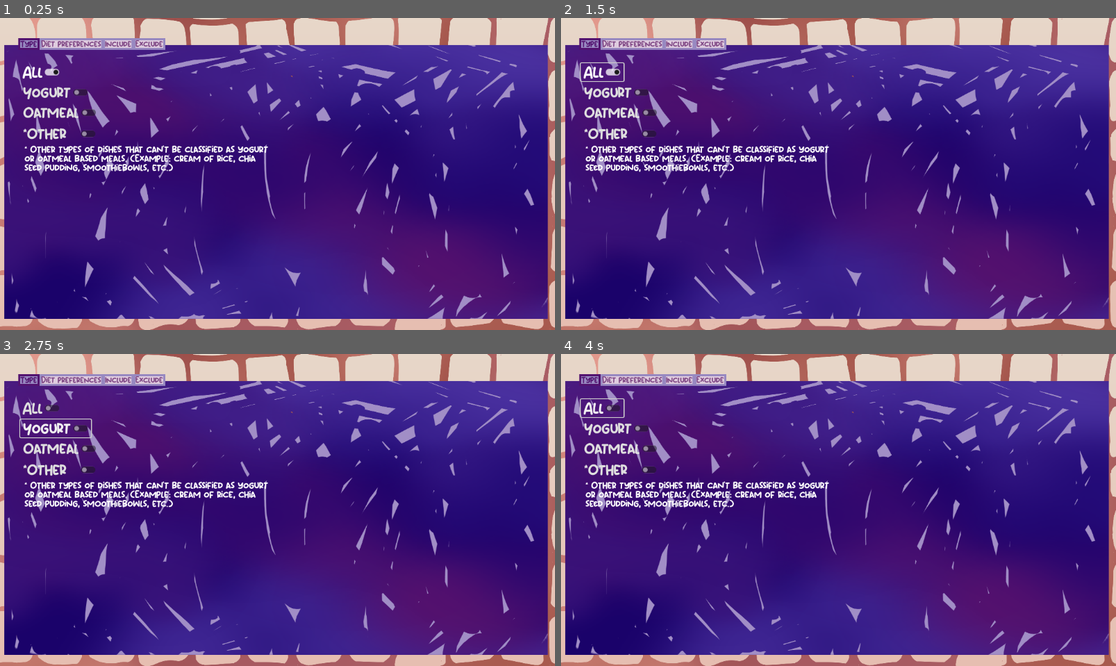
Above: before the commit, frames 1-4 (two rows, left to right).
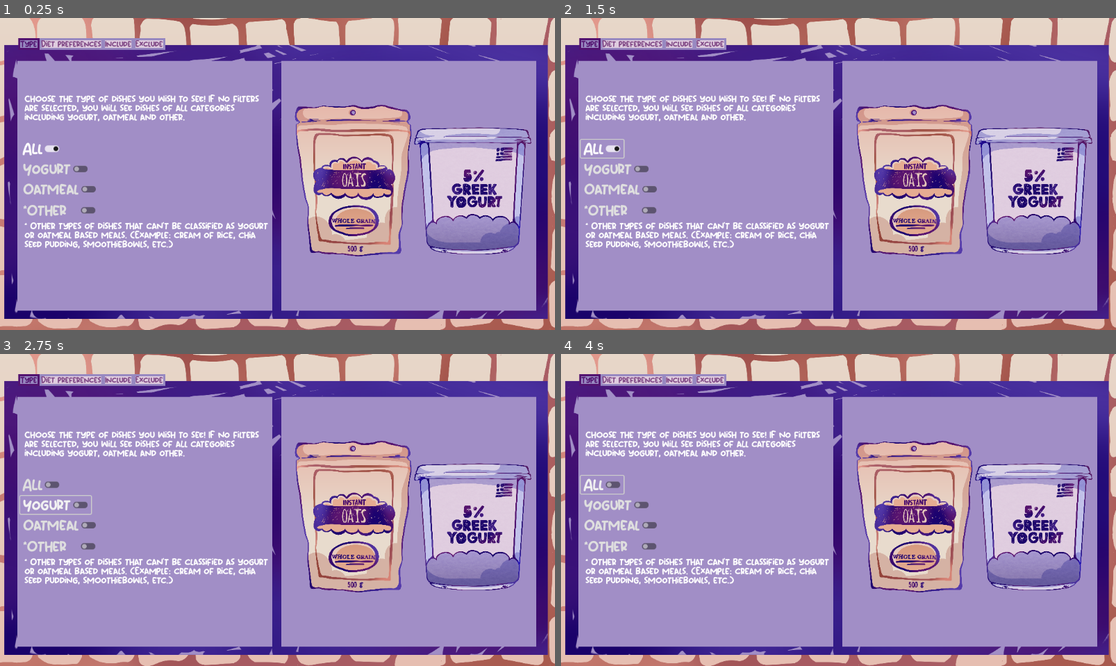
Above: after the commit, the same moments.

Repository: authenticBloodshed/gOATmeal
Game: Godot game, scene res://filters.tscn
Same seed, same stepped clock (60 frames per second), same inputs: the game is played once before the commit and once after it. This scene is started directly instead of the project's main scene.
Inputs:
- Up to frame 1 (0.25 s): no input
- Up to frame 2 (1.5 s): click "Oatmeal" at 0.5 s; click "All" at 1.25 s
- Up to frame 3 (2.75 s): click "Yogurt" at 2 s
- Up to frame 4 (4 s): click "*Other" at 2.75 s; click "All" at 3.5 s

The runs differ from the first frame. In frame 1, 70% of the frame differs, in the area x 3-97%, y 13-94%; in frame 2, 70%; in frame 3, 70%; in frame 4, 70%.

Commit message:
Updated filter screen UI

Diff:
--- a/filters.tscn
+++ b/filters.tscn
@@ -14,7 +14,10 @@
 [ext_resource type="StyleBox" uid="uid://bsu75uac0drfx" path="res://hover.tres" id="5_qioc1"]
 [ext_resource type="StyleBox" uid="uid://jw0gfxu6rigt" path="res://unpressed.tres" id="6_e7n2h"]
 [ext_resource type="Texture2D" uid="uid://cw21qy6egq6uw" path="res://gojichunks.png" id="6_l0tek"]
-[ext_resource type="Texture2D" uid="uid://bboshfcy0viwc" path="res://NotebookLined.png" id="9_18mv1"]
+[ext_resource type="Texture2D" uid="uid://ba47p4y5pemp8" path="res://Oatmeal.png" id="10_ql61d"]
+[ext_resource type="Texture2D" uid="uid://0ymctj271qxw" path="res://GreekYogurt.png" id="11_1a2mm"]
+[ext_resource type="Texture2D" uid="uid://draygqa4dcxj6" path="res://macadamianuts.png" id="20_a1oit"]
+[ext_resource type="Texture2D" uid="uid://bqpwaboseunpj" path="res://pistachios.png" id="21_0lwwm"]
 
 [sub_resource type="Theme" id="Theme_5kuj5"]
 
@@ -57,12 +60,28 @@
 theme = SubResource("Theme_5kuj5")
 color = Color(1, 1, 1, 0)
 
+[node name="ColorRect" type="ColorRect" parent="TabManager/TabContainer/Type"]
+layout_mode = 0
+offset_left = 6.0
+offset_top = 23.0
+offset_right = 535.0
+offset_bottom = 542.0
+color = Color(0.631373, 0.556863, 0.776471, 1)
+
+[node name="ColorRect2" type="ColorRect" parent="TabManager/TabContainer/Type"]
+layout_mode = 0
+offset_left = 554.0
+offset_top = 23.0
+offset_right = 1083.0
+offset_bottom = 542.0
+color = Color(0.631373, 0.556863, 0.776471, 1)
+
 [node name="AllButton" type="CheckButton" parent="TabManager/TabContainer/Type"]
 layout_mode = 0
 offset_left = 11.0
-offset_top = 28.0
+offset_top = 187.0
 offset_right = 100.0
-offset_bottom = 65.0
+offset_bottom = 224.0
 theme = ExtResource("1_hnnkf")
 button_pressed = true
 text = "All"
@@ -70,39 +89,59 @@
 [node name="YogurtButton" type="CheckButton" parent="TabManager/TabContainer/Type"]
 layout_mode = 0
 offset_left = 12.0
-offset_top = 70.0
+offset_top = 229.0
 offset_right = 159.0
-offset_bottom = 107.0
+offset_bottom = 266.0
 theme = ExtResource("1_hnnkf")
 text = "Yogurt"
 
 [node name="OatmealButton" type="CheckButton" parent="TabManager/TabContainer/Type"]
 layout_mode = 0
 offset_left = 12.0
-offset_top = 112.0
+offset_top = 271.0
 offset_right = 175.0
-offset_bottom = 149.0
+offset_bottom = 308.0
 theme = ExtResource("1_hnnkf")
 text = "Oatmeal"
 
 [node name="OtherButton" type="CheckButton" parent="TabManager/TabContainer/Type"]
 layout_mode = 0
 offset_left = 12.0
-offset_top = 156.0
+offset_top = 315.0
 offset_right = 175.0
-offset_bottom = 193.0
+offset_bottom = 352.0
 theme = ExtResource("1_hnnkf")
 text = "*Other"
 
+[node name="Oatmeal" type="Sprite2D" parent="TabManager/TabContainer/Type"]
+position = Vector2(701, 271)
+scale = Vector2(0.16, 0.16)
+texture = ExtResource("10_ql61d")
+
+[node name="GreekYogurt" type="Sprite2D" parent="TabManager/TabContainer/Type"]
+position = Vector2(950.406, 291.094)
+scale = Vector2(0.136594, 0.136594)
+texture = ExtResource("11_1a2mm")
+
 [node name="TypeExplanation" type="RichTextLabel" parent="TabManager/TabContainer/Type"]
 layout_mode = 0
 offset_left = 21.0
-offset_top = 197.0
+offset_top = 356.0
 offset_right = 538.0
-offset_bottom = 261.0
+offset_bottom = 420.0
 theme = ExtResource("1_hnnkf")
 theme_override_font_sizes/normal_font_size = 19
 text = "* Other types of dishes that can't be classified as yogurt or oatmeal based meals. (Example: cream of rice, chia seed pudding, smoothiebowls, etc.)"
+
+[node name="FilterExplanation" type="RichTextLabel" parent="TabManager/TabContainer/Type"]
+layout_mode = 0
+offset_left = 21.0
+offset_top = 92.0
+offset_right = 538.0
+offset_bottom = 156.0
+theme = ExtResource("1_hnnkf")
+theme_override_font_sizes/normal_font_size = 19
+text = "Choose the type of dishes you wish to see! IF no filters are selected, you will see dishes of all categories including yogurt, oatmeal and other."
 
 [node name="Diet preferences" type="ColorRect" parent="TabManager/TabContainer"]
 visible = false
@@ -110,10 +149,21 @@
 layout_mode = 2
 color = Color(0.666667, 0.666667, 0.666667, 1)
 
-[node name="NotebookLined" type="Sprite2D" parent="TabManager/TabContainer/Diet preferences"]
-position = Vector2(509.5, 1283.25)
-scale = Vector2(0.3445, 0.3445)
-texture = ExtResource("9_18mv1")
+[node name="ColorRect3" type="ColorRect" parent="TabManager/TabContainer/Diet preferences"]
+layout_mode = 0
+offset_left = 6.0
+offset_top = 4.0
+offset_right = 535.0
+offset_bottom = 560.0
+color = Color(0.631373, 0.556863, 0.776471, 1)
+
+[node name="ColorRect4" type="ColorRect" parent="TabManager/TabContainer/Diet preferences"]
+layout_mode = 0
+offset_left = 449.0
+offset_top = 4.0
+offset_right = 1083.0
+offset_bottom = 561.0
+color = Color(0.631373, 0.556863, 0.776471, 1)
 
 [node name="NoneButton" type="CheckButton" parent="TabManager/TabContainer/Diet preferences"]
 layout_mode = 0
@@ -392,10 +442,17 @@
 offset_top = 51.0
 offset_right = 1087.0
 offset_bottom = 544.0
+theme = ExtResource("2_be7ga")
+theme_override_colors/font_selected_color = Color(0.32549, 0.137255, 0.439216, 1)
+theme_override_colors/font_hovered_color = Color(0.666667, 0.407843, 0.694118, 1)
+theme_override_colors/font_unselected_color = Color(0.494118, 0.270588, 0.517647, 1)
+theme_override_styles/tab_selected = ExtResource("4_lbvj6")
+theme_override_styles/tab_hovered = ExtResource("5_qioc1")
+theme_override_styles/tab_unselected = ExtResource("6_e7n2h")
 
 [node name="Fresh fruits" type="ColorRect" parent="TabManager/TabContainer/Include/TabContainer"]
 layout_mode = 2
-color = Color(0.262745, 0.262745, 0.262745, 1)
+color = Color(0.631373, 0.556863, 0.776471, 1)
 
 [node name="BananaButton" type="CheckButton" parent="TabManager/TabContainer/Include/TabContainer/Fresh fruits"]
 layout_mode = 0
@@ -536,7 +593,7 @@
 [node name="Dried fruits" type="ColorRect" parent="TabManager/TabContainer/Include/TabContainer"]
 visible = false
 layout_mode = 2
-color = Color(0.262745, 0.262745, 0.262745, 1)
+color = Color(0.631373, 0.556863, 0.776471, 1)
 
 [node name="RaisinsButton" type="CheckButton" parent="TabManager/TabContainer/Include/TabContainer/Dried fruits"]
 layout_mode = 0
@@ -601,7 +658,7 @@
 [node name="Nuts" type="ColorRect" parent="TabManager/TabContainer/Include/TabContainer"]
 visible = false
 layout_mode = 2
-color = Color(0.262745, 0.262745, 0.262745, 1)
+color = Color(0.631373, 0.556863, 0.776471, 1)
 
 [node name="AlmondsButton" type="CheckButton" parent="TabManager/TabContainer/Include/TabContainer/Nuts"]
 layout_mode = 0
@@ -675,10 +732,20 @@
 theme = ExtResource("1_hnnkf")
 text = "Other "
 
+[node name="Macadamianuts" type="Sprite2D" parent="TabManager/TabContainer/Include/TabContainer/Nuts"]
+position = Vector2(902, 240.25)
+scale = Vector2(0.151, 0.151)
+texture = ExtResource("20_a1oit")
+
+[node name="Pistachios" type="Sprite2D" parent="TabManager/TabContainer/Include/TabContainer/Nuts"]
+position = Vector2(685, 233.25)
+scale = Vector2(0.15125, 0.15125)
+texture = ExtResource("21_0lwwm")
+
 [node name="Toppings" type="ColorRect" parent="TabManager/TabContainer/Include/TabContainer"]
 visible = false
 layout_mode = 2
-color = Color(0.262745, 0.262745, 0.262745, 1)
+color = Color(0.631373, 0.556863, 0.776471, 1)
 
 [node name="GranolaButton" type="CheckButton" parent="TabManager/TabContainer/Include/TabContainer/Toppings"]
 layout_mode = 0
@@ -836,10 +903,17 @@
 offset_top = 51.0
 offset_right = 1087.0
 offset_bottom = 544.0
+theme = ExtResource("2_be7ga")
+theme_override_colors/font_selected_color = Color(0.32549, 0.0745098, 0.439216, 1)
+theme_override_colors/font_hovered_color = Color(0.666667, 0.407843, 0.694118, 1)
+theme_override_colors/font_unselected_color = Color(0.494118, 0.270588, 0.517647, 1)
+theme_override_styles/tab_selected = ExtResource("4_lbvj6")
+theme_override_styles/tab_hovered = ExtResource("5_qioc1")
+theme_override_styles/tab_unselected = ExtResource("6_e7n2h")
 
 [node name="Fresh fruits" type="ColorRect" parent="TabManager/TabContainer/Exclude/TabContainer"]
 layout_mode = 2
-color = Color(0.262745, 0.262745, 0.262745, 1)
+color = Color(0.631373, 0.556863, 0.776471, 1)
 
 [node name="BananaButton" type="CheckButton" parent="TabManager/TabContainer/Exclude/TabContainer/Fresh fruits"]
 layout_mode = 0
@@ -980,7 +1054,7 @@
 [node name="Dried fruits" type="ColorRect" parent="TabManager/TabContainer/Exclude/TabContainer"]
 visible = false
 layout_mode = 2
-color = Color(0.262745, 0.262745, 0.262745, 1)
+color = Color(0.631373, 0.556863, 0.776471, 1)
 
 [node name="RaisinsButton" type="CheckButton" parent="TabManager/TabContainer/Exclude/TabContainer/Dried fruits"]
 layout_mode = 0
@@ -1045,7 +1119,7 @@
 [node name="Nuts" type="ColorRect" parent="TabManager/TabContainer/Exclude/TabContainer"]
 visible = false
 layout_mode = 2
-color = Color(0.262745, 0.262745, 0.262745, 1)
+color = Color(0.631373, 0.556863, 0.776471, 1)
 
 [node name="AlmondsButton" type="CheckButton" parent="TabManager/TabContainer/Exclude/TabContainer/Nuts"]
 layout_mode = 0
@@ -1119,10 +1193,20 @@
 theme = ExtResource("1_hnnkf")
 text = "Other "
 
+[node name="Macadamianuts" type="Sprite2D" parent="TabManager/TabContainer/Exclude/TabContainer/Nuts"]
+position = Vector2(902, 240.25)
+scale = Vector2(0.151, 0.151)
+texture = ExtResource("20_a1oit")
+
+[node name="Pistachios" type="Sprite2D" parent="TabManager/TabContainer/Exclude/TabContainer/Nuts"]
+position = Vector2(685, 233.25)
+scale = Vector2(0.15125, 0.15125)
+texture = ExtResource("21_0lwwm")
+
 [node name="Toppings" type="ColorRect" parent="TabManager/TabContainer/Exclude/TabContainer"]
 visible = false
 layout_mode = 2
-color = Color(0.262745, 0.262745, 0.262745, 1)
+color = Color(0.631373, 0.556863, 0.776471, 1)
 
 [node name="GranolaButton" type="CheckButton" parent="TabManager/TabContainer/Exclude/TabContainer/Toppings"]
 layout_mode = 0
Not shown: 1 places in filters.tscn that only renumber resources
